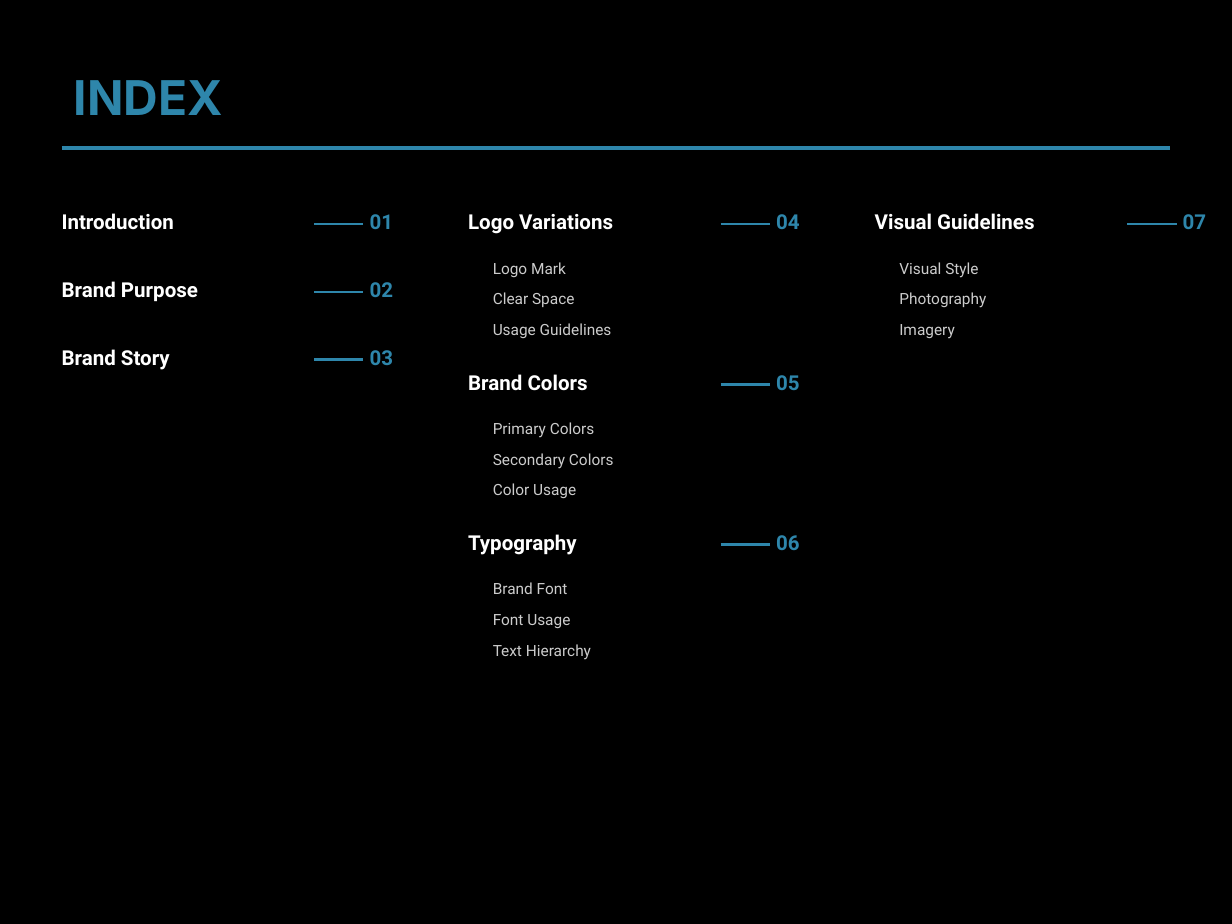
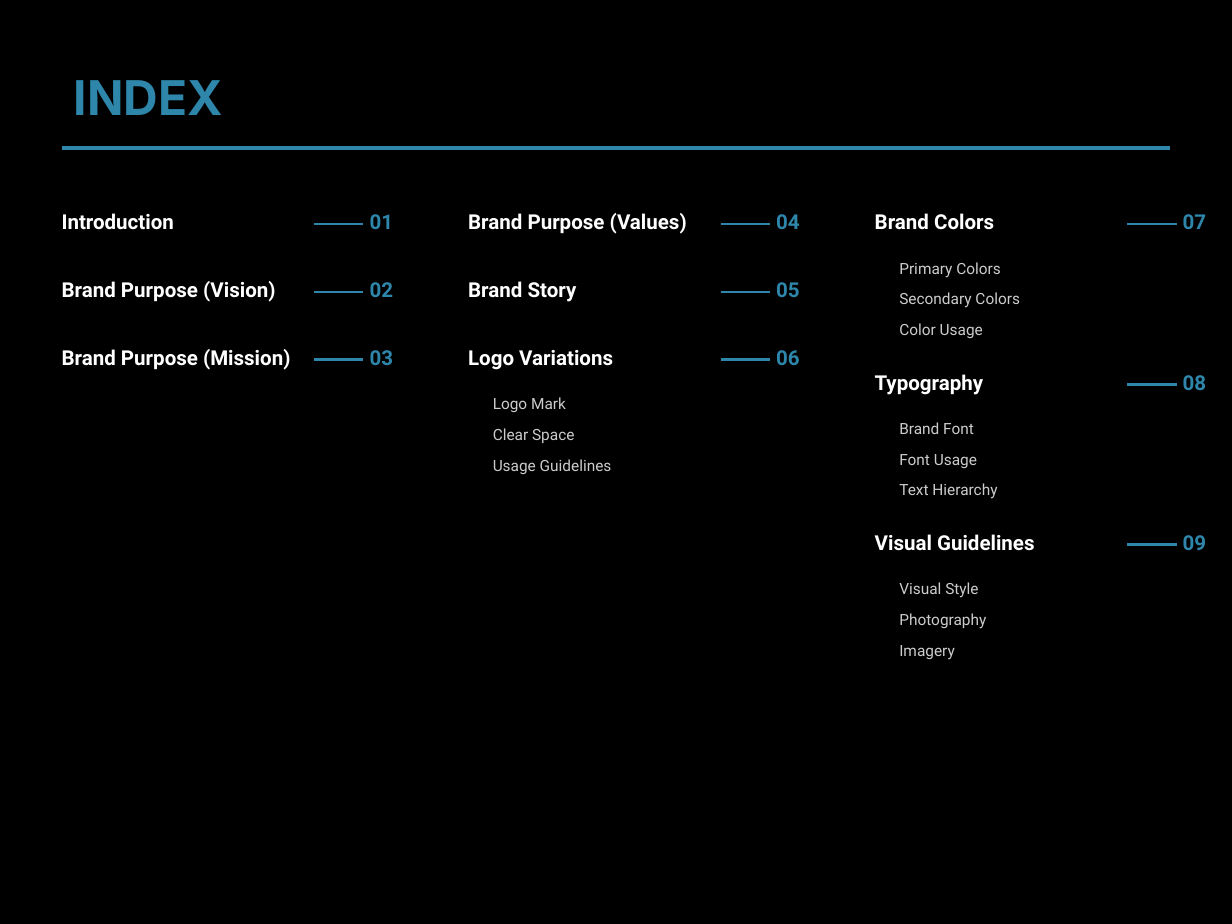
Before and after one commit to md-anas-sabah/brand_book_generator_crewai, a slide deck: slide 2 of output/techforward_live/techforward_live_enhanced_brand_book.pptx. Drawn at 1232x924 pixels with LibreOffice and Linux fonts; fonts in the diff are those of the drawing. Boxes give left, top, right and bottom in pixels: in the first picture for what was removed or moved away, otherwise in the second. Text is boxed around its words. In the diff, an @@ line names an element or a change of style, - is before the commit and + after.

Commit message:
Added Style In Brand Purpose

```diff
--- a/output/techforward_live/techforward_live_enhanced_brand_book.pptx
+++ b/output/techforward_live/techforward_live_enhanced_brand_book.pptx
@@ text added at [468, 213, 687, 234], 12 pt, text #FFFFFF, bold @@
+Brand Purpose (Values)
@@ text at [62, 281, 276, 302]: text changed @@
-Brand Purpose
+Brand Purpose (Vision)
@@ text added at [468, 281, 577, 302], 12 pt, text #FFFFFF, bold @@
+Brand Story
@@ line moved from (721, 545) - (770, 545) to (721, 292) - (770, 292) @@
@@ text "05": place and size @@
-text "05" at [776, 375, 799, 390]
+text "05" at [776, 282, 799, 297]
@@ text removed at [493, 323, 612, 338] @@
-Usage Guidelines
@@ text added at [899, 323, 983, 338], 9 pt, text #CCCCCC @@
+Color Usage
@@ text at [62, 349, 290, 370]: text changed @@
-Brand Story
+Brand Purpose (Mission)
@@ text "06": place and size @@
-text "06" at [776, 535, 799, 550]
+text "06" at [776, 350, 799, 365]
@@ line moved from (721, 384) - (770, 384) to (721, 360) - (770, 360) @@
@@ line added from (1127, 384) to (1177, 384), #2E86AB 1.5 pt @@
@@ text added at [1183, 375, 1206, 390], 12 pt, text #2E86AB, bold @@
+08
@@ 3 texts: place and size @@
-3 texts at [468, 214, 613, 307]
+3 texts at [468, 350, 613, 443]
@@ text at [493, 459, 612, 474]: text changed @@
-Color Usage
+Usage Guidelines
@@ 7 texts: place and size @@
-7 texts at [468, 374, 614, 660]
+7 texts at [875, 213, 1020, 499]
@@ text added at [1183, 535, 1206, 550], 12 pt, text #2E86AB, bold @@
+09
@@ line added from (1127, 545) to (1177, 545), #2E86AB 1.5 pt @@
@@ 4 texts: place and size @@
-4 texts at [875, 213, 1035, 339]
+4 texts at [875, 534, 1035, 660]
```
Also in this commit, not shown: 6 other slides changed, 2 slides added, 19 other files.
